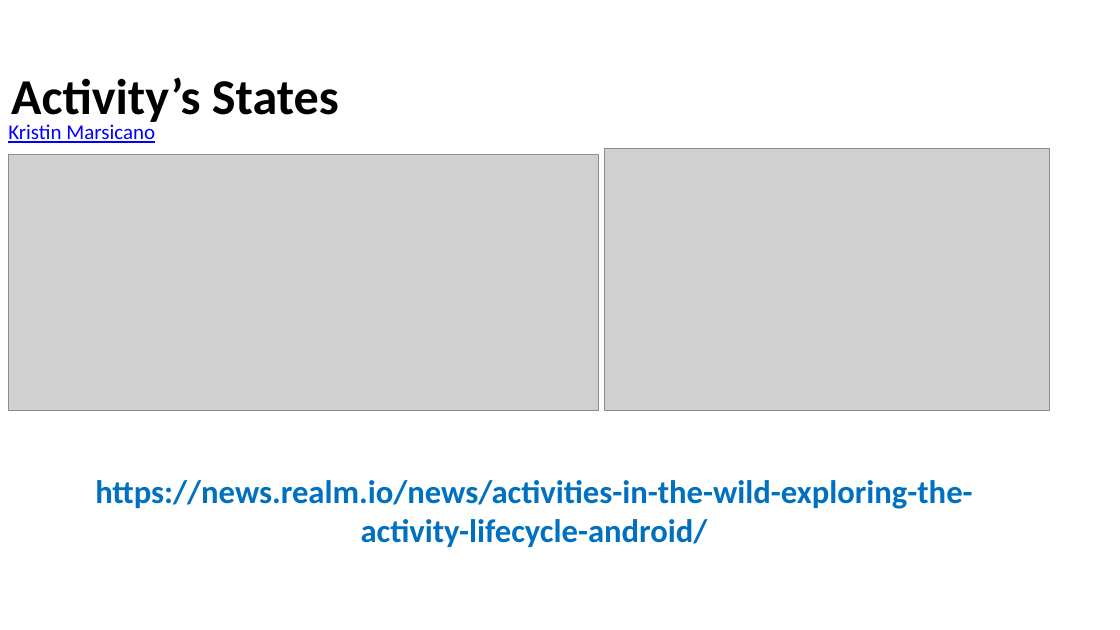
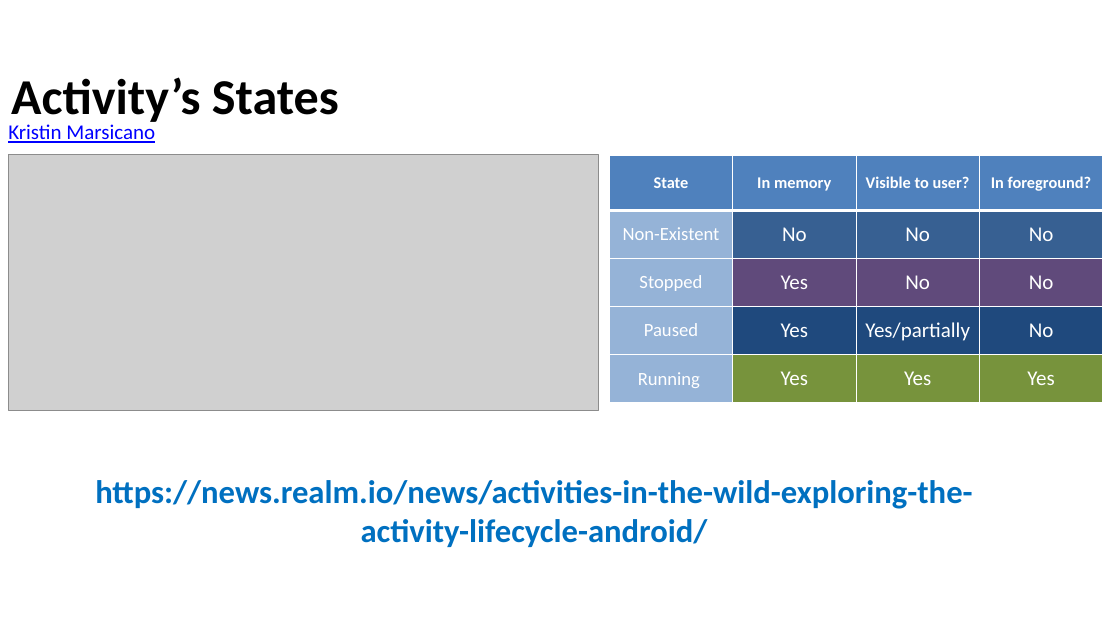
Before and after one commit to Batch-xx/Android-Lunch-Learn, a slide deck: slide 15 of slides/Android Studio_Activities_Fragments.pptx (slide 18 before the commit). Drawn at 1120x630 pixels with LibreOffice and Linux fonts; fonts in the diff are those of the drawing; grey boxes stand for pictures; background and template pictures are left out. Boxes give left, top, right and bottom in pixels: in the first picture for what was removed or moved away, otherwise in the second. Text is boxed around its words. In the diff, an @@ line names an element or a change of style, - is before the commit and + after.

```diff
--- a/slides/Android Studio_Activities_Fragments.pptx
+++ b/slides/Android Studio_Activities_Fragments.pptx
@@ picture removed at [604,149,1049,410] @@
@@ table added at [609,156,1103,403], 5 rows, 4 columns @@
+State | In memory | Visible to user? | In foreground?
+Non-Existent | No | No | No
+Stopped | Yes | No | No
+Paused | Yes | Yes/partially | No
+Running | Yes | Yes | Yes
```
Also in this commit, not shown: 14 other slides changed, 11 slides added, 3 slides removed, 7 other files.
